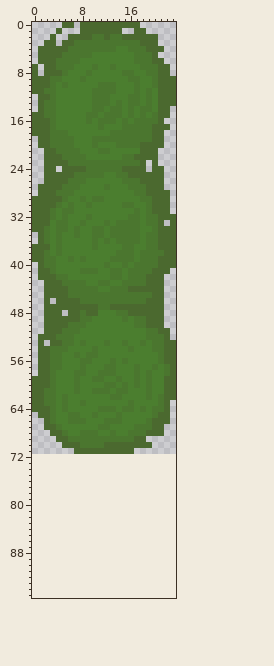
Two versions of one pixel-art file, graphics/tree4.ase. The picture above was drawn from the file before the commit.
24x72 pixels, 1 frame. Colours within 5 levels of each other are drawn and written as one. The old version is drawn lined up with the new one, on the new canvas.
Once edited:
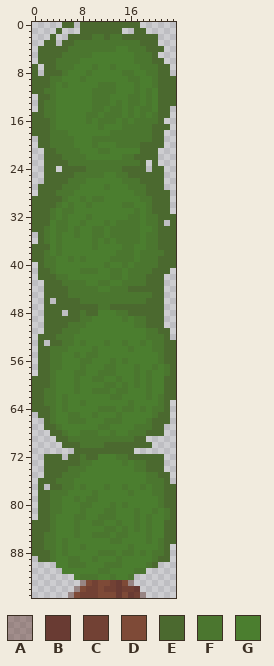
Palette (. is transparent): A #6639316e  B #693b33  C #724134  D #7e4a37  E #4b692f  F #4b762f  G #4b7e2f
Commit message: Adde a tree part with a trunk
Diff:
canvas 24x72 -> 24x96
Colour A now appears in row 93 at x 8 and 16; in row 94 at x 7; in row 95 at x 6 and 18.
Colour B now appears in row 93 at x 14; in row 94 at x 14 and 17; in row 95 at x 14 and 16.
Colour C now appears in row 93 at x 10 and 13; in row 94 at x 9 to 10, 12 to 13 and 15 to 16; in row 95 at x 8 to 10 and 17.
Colour D now appears in row 93 at x 9, 11 to 12 and 15; in row 94 at x 8 and 11; in row 95 at x 7, 11 to 13 and 15.
Colour E now appears in row 72 at x 2 to 4, 6 to 7, 9 to 10 and 16 to 21; in row 73 at x 2 to 7 and 19 to 21; in row 74 at x 2 to 5 and 19 to 21; in row 75 at x 2 to 4 and 21 to 22; in row 76 at x 1 to 3 and 22; in row 77 at x 1, 3 to 4 and 22 to 23.
Colour E now appears in rows 78 to 80 at x 1 to 2 and 22 to 23; in rows 81 to 82 at x 1 to 2 and 23; in rows 83 to 84 at x 0 to 2 and 22 to 23; in rows 85 to 86 at x 0 to 1 and 22 to 23; in row 87 at x 0 to 1 and 22; in row 88 at x 0 to 2 and 22.
Colour E now appears in row 89 at x 1 to 2 and 21 to 22; in row 90 at x 20.
Colour F now appears in row 72 at x 8 and 14 to 15; in row 73 at x 8 to 9, 15 and 17 to 18; in row 74 at x 6 to 8 and 17 to 18; in row 75 at x 5 to 7 and 19 to 20; in row 76 at x 4 to 6 and 19 to 21; in row 77 at x 5 to 6, 8, 12, 15, 18 and 20 to 21.
Colour F now appears in row 78 at x 3 to 5, 10, 16 and 20 to 21; in row 79 at x 3 to 4, 7, 9 to 10 and 21; in row 80 at x 3 to 4, 8 to 9, 13, 15 and 21; in row 81 at x 3 to 4, 8, 12 to 13, 17, 20 and 22; in row 82 at x 3, 7 to 8, 11 to 13, 17, 19 and 22; in row 83 at x 3, 7, 10 to 11, 14, 17 and 19.
Colour F now appears in row 84 at x 3, 7, 12 to 13, 15, 17 and 19; in row 85 at x 2 to 3, 7, 10 to 12, 14 to 15 and 19; in row 86 at x 2 to 3, 5, 13 to 14, 19 and 21; in row 87 at x 2 to 3, 5, 8, 16 and 21; in row 88 at x 3, 5, 11 to 13, 15 to 16, 18 and 20 to 21; in row 89 at x 3, 6 to 7, 10, 14 and 20.
Colour F now appears in row 90 at x 6 to 8, 12 to 14 and 19; in row 91 at x 11 to 12 and 17 to 18; in row 92 at x 8 to 10, 13 and 16.
Colour G now appears in row 72 at x 11 to 13; in row 73 at x 10 to 14 and 16; in row 74 at x 9 to 16; in row 75 at x 8 to 18; in row 76 at x 7 to 18; in row 77 at x 7, 9 to 11, 13 to 14, 16 to 17 and 19.
Colour G now appears in row 78 at x 6 to 9, 11 to 15 and 17 to 19; in row 79 at x 5 to 6, 8 and 11 to 20; in row 80 at x 5 to 7, 10 to 12, 14 and 16 to 20; in row 81 at x 5 to 7, 9 to 11, 14 to 16, 18 to 19 and 21; in row 82 at x 4 to 6, 9 to 10, 14 to 16, 18 and 20 to 21; in row 83 at x 4 to 6, 8 to 9, 12 to 13, 15 to 16, 18 and 20 to 21.
Colour G now appears in row 84 at x 4 to 6, 8 to 11, 14, 16, 18 and 20 to 21; in row 85 at x 4 to 6, 8 to 9, 13, 16 to 18 and 20 to 21; in row 86 at x 4, 6 to 12, 15 to 18 and 20; in row 87 at x 4, 6 to 7, 9 to 15 and 17 to 20; in row 88 at x 4, 6 to 10, 14, 17 and 19; in row 89 at x 4 to 5, 8 to 9, 11 to 13 and 15 to 19.
Colour G now appears in row 90 at x 4 to 5, 9 to 11 and 15 to 18; in row 91 at x 5 to 10 and 13 to 16; in row 92 at x 7, 11 to 12 and 14 to 15.
